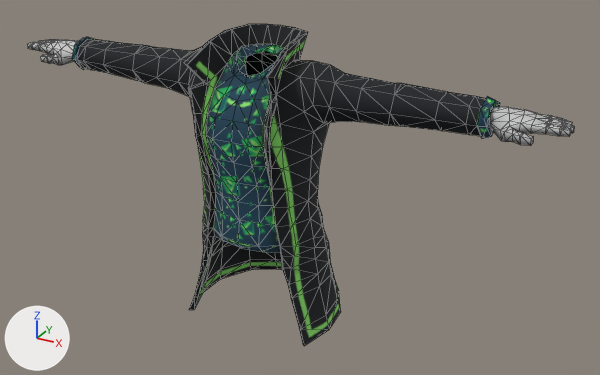
A saved change to the glTF model assets/pm_collection/upper_body/pm_col1_trendy_coat_upper_body/M_uBody_Jacket_01.glb.
Both versions are drawn from a 50 mm lens placed at (1.263, -2.066, 2.174), pointed at (0.091, 0.067, 1.108). Lighting does not change. The marker at lower left points along +X, +Y and +Z. Mesh edges are drawn as thin lines. Where no turn or scale is listed for an object, it has been applied to the vertices. Vertices at the same position are counted once.

The first picture shows 'F_uBody_Jacket_02'.
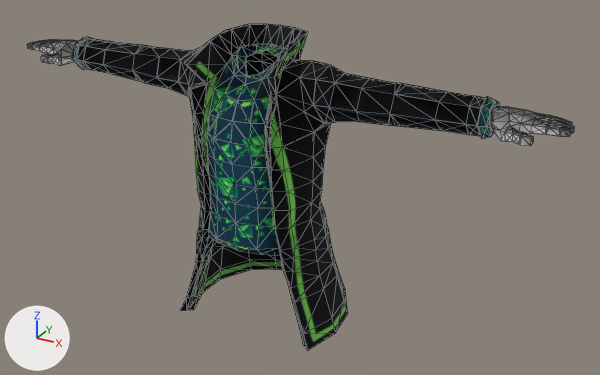
Where the change shows, as pixel boxes (x1, y1, x2, y2) in the pictures (600 x 375 px; the box of a moved part takes in the faces that stretch with it):
'M_uBody_Jacket_03', added: after (28, 24, 574, 351)
part 1 of me_mesh_003, moved or reshaped: before (191, 84, 337, 298); after (204, 85, 283, 268)

Edits to the bpy script that builds the scene:
```text
Add mat_mat_ubody_jacket_01_002:
    mat_mat_ubody_jacket_01_002 = bpy.data.materials.new('mat_uBody_Jacket_01.002')
    # uses the picture img_tex_ubody_jacket_01
Change me_mesh_003:
    where me_mesh_003.from_pydata(...)  # 779 vertices, 1546 faces; spans x -0.92..0.92, y -0.19..0.24, z 0.67..1.61
    used by ob_f_ubody_jacket_02; location = (0.0, 0.0, 0.0)
    me_mesh_003 part 1: 42 vertices moved from x -0.21..0.21, y -0.18..0.2, z 0.85..1.39 to x -0.21..0.21, y -0.16..0.19, z 0.85..1.39; 34 vertices removed from x -0.22..0.22, y -0.19..0.17, z 0.84..1.39; 34 vertices added at x -0.21..0.21, y -0.18..0.16, z 0.84..1.39
    remove me_mesh_003.materials.append(mat_avatarweareable_mat)  # picture img_tex_ubody_jacket_01
Add me_mesh_002:
    me_mesh_002.from_pydata(...)  # 779 vertices, 1546 faces; spans x -0.92..0.92, y -0.19..0.26, z 0.67..1.61
    me_mesh_002.materials.append(mat_mat_ubody_jacket_01_002)
Add ob_m_ubody_jacket_03:
    ob_m_ubody_jacket_03 = bpy.data.objects.new('M_uBody_Jacket_03', me_mesh_002)
    ob_m_ubody_jacket_03.location = (0.0, 0.0, 0.0)
```
